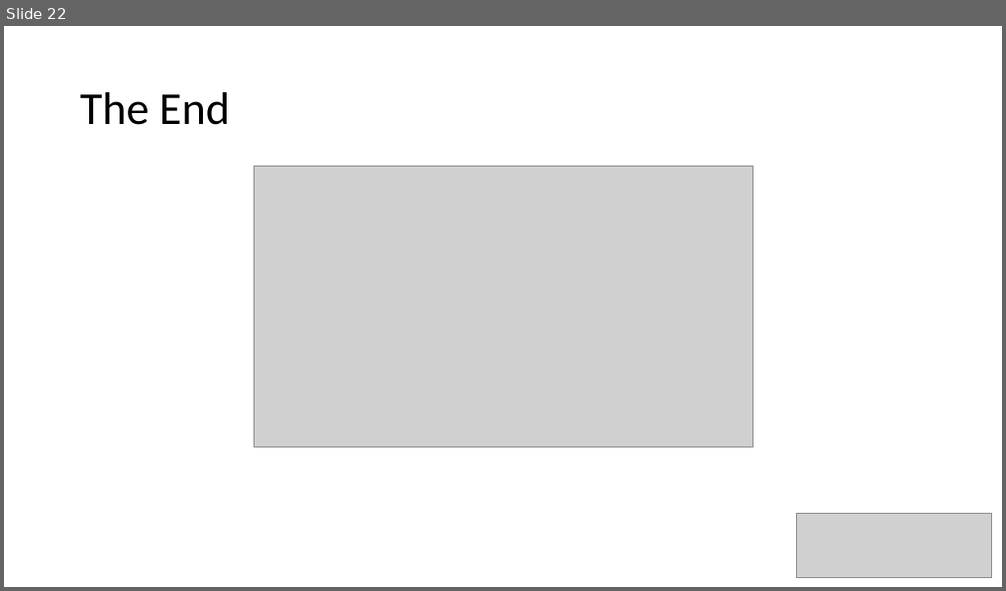
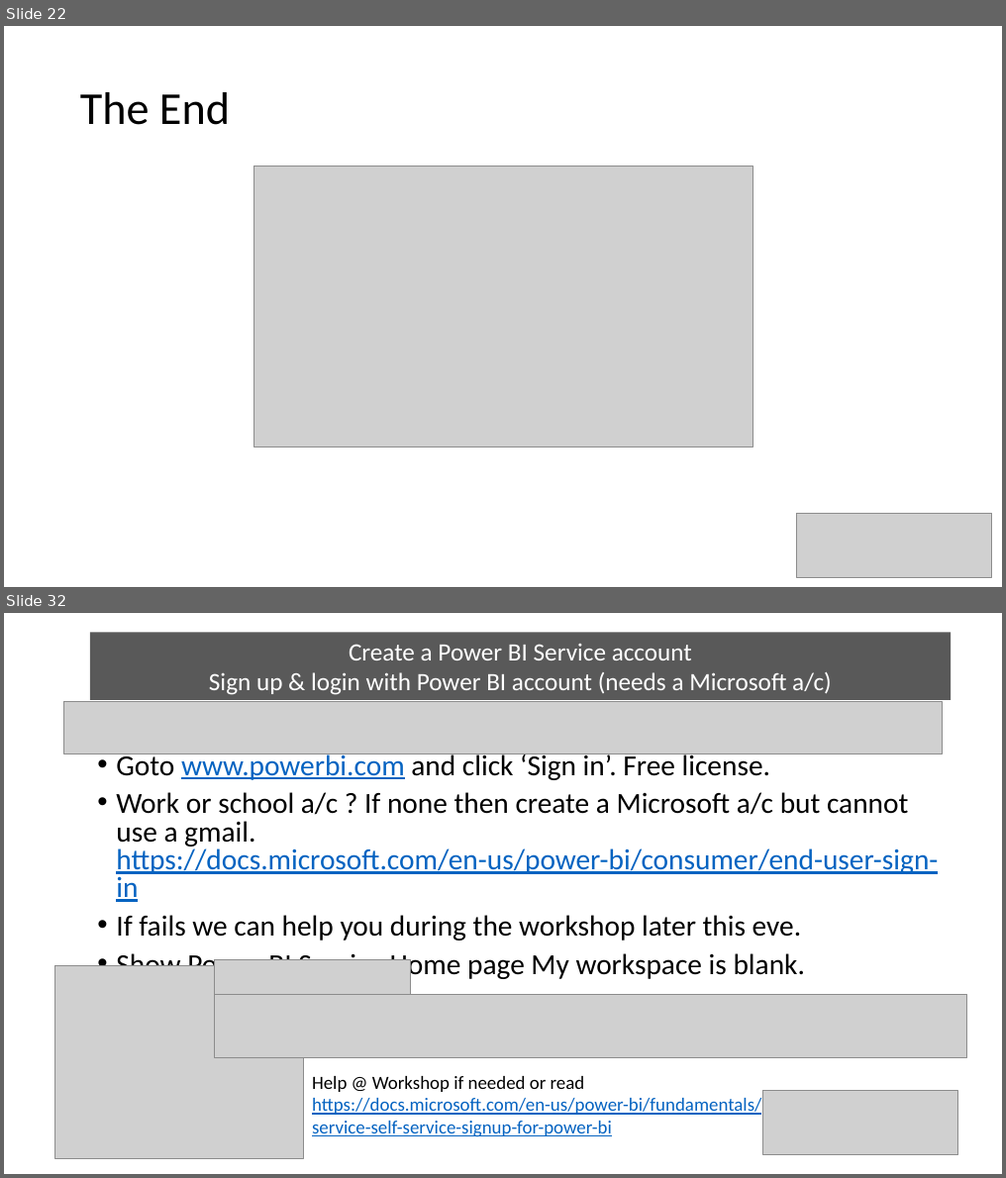
Before and after one commit to wottabyte/PBITraining, a slide deck: 10WeekPBIonline2021/DA-100 10 weeks All Slides - Master.pptx. Shown one above the other, each under a label of ours: slide 22 before the commit, slides 22 and 32 after it; the slides between them are not shown. The pictures are 1006x591 and 1006x1178 pixels, drawn with LibreOffice and Linux fonts; fonts in the diff are those of the drawing; grey boxes stand for pictures. Boxes give left, top, right and bottom in pixels: in the first picture for what was removed or moved away, otherwise in the second. Text is boxed around its words. In the diff, an @@ line names an element or a change of style, - is before the commit and + after.

```diff
--- a/10WeekPBIonline2021/DA-100 10 weeks All Slides - Master.pptx
+++ b/10WeekPBIonline2021/DA-100 10 weeks All Slides - Master.pptx
@@ slide 32 added at [4, 613, 1002, 1174], background #FFFFFF @@
@@ rectangle added at [90, 633, 951, 700], fill #595959, 24 pt, text #FFFFFF @@
+Create a Power BI Service account
+Sign up & login with Power BI account (needs a Microsoft a/c)
@@ picture added at [63, 701, 943, 754] @@
@@ text added at [116, 751, 938, 981], 28 pt, text #000000 @@
+• Goto www.powerbi.com and click ‘Sign in’. Free license.
+• Work or school a/c ? If none then create a Microsoft a/c but cannot use a gmail. https://docs.microsoft.com/en-us/power-bi/consumer/end-user-sign-in
+• If fails we can help you during the workshop later this eve.
+• Show Power BI Service Home page My workspace is blank.
@@ picture added at [54, 965, 303, 1158] @@
@@ picture added at [215, 960, 411, 995] @@
@@ picture added at [215, 995, 966, 1058] @@
@@ text added at [312, 1076, 761, 1138], 18 pt, text #0563C1, underline @@
+Help @ Workshop if needed or read https://docs.microsoft.com/en-us/power-bi/fundamentals/service-self-service-signup-for-power-bi
@@ picture added at [763, 1091, 958, 1156] @@
```
Also in this commit, not shown: 20 other slides added.
